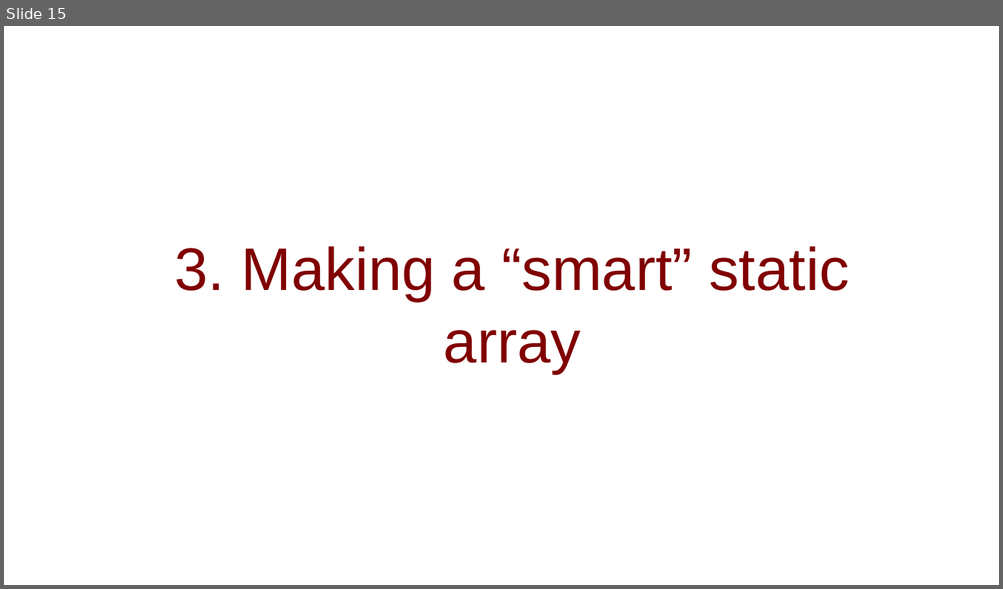
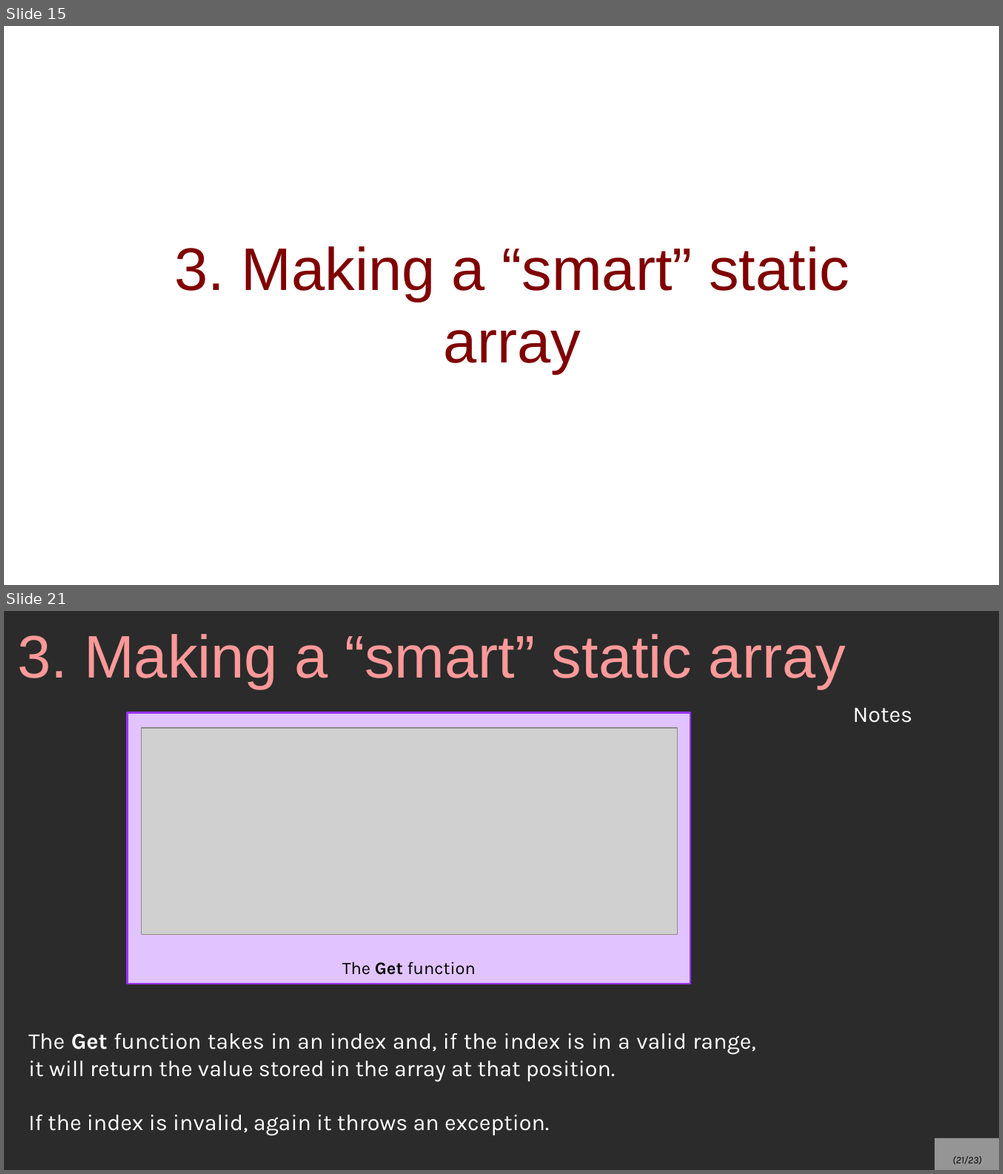
Before and after one commit to mariamhabib/CS250-Data-Structures, a slide deck: Lectures/3_Wrapping_A_Static_Array.odp. Shown one above the other, each under a label of ours: slide 15 before the commit, slides 15 and 21 after it; the slides between them are not shown. The pictures are 1003x589 and 1003x1174 pixels, drawn with LibreOffice and Linux fonts; fonts in the diff are those of the drawing; grey boxes stand for pictures; background and template pictures are left out; a plain dark background stands for a picture behind light text. Boxes give left, top, right and bottom in pixels: in the first picture for what was removed or moved away, otherwise in the second. Text is boxed around its words. In the diff, an @@ line names an element or a change of style, - is before the commit and + after.

Commit message:
Static array lecture

```diff
--- a/Lectures/3_Wrapping_A_Static_Array.odp
+++ b/Lectures/3_Wrapping_A_Static_Array.odp
@@ slide 21 added at (x1=4, y1=611, x2=999, y2=1170), background picture (left out) @@
@@ title added at (x1=17, y1=634, x2=845, y2=689), 48 pt, text #FF9999 @@
+3. Making a “smart” static array
@@ rectangle added at (x1=128, y1=713, x2=691, y2=985), fill #E1C4FF, outline #9933FF 1.45 pt, 14 pt, text #000000 @@
+The Get function
@@ text added at (x1=853, y1=708, x2=913, y2=723), 18 pt, text #FFFFFF @@
+Notes
@@ picture added at (x1=141, y1=729, x2=677, y2=935) @@
@@ text added at (x1=28, y1=1034, x2=755, y2=1136), 18 pt, text #FFFFFF @@
+The Get function takes in an index and, if the index is in a valid range, it will return the value stored in the array at that position.
+If the index is invalid, again it throws an exception.
@@ page number added at (x1=934, y1=1139, x2=999, y2=1170), fill #FFFFFF at 50% opacity, 8 pt, text #000000, italic @@
+(21/23)
```
Also in this commit, not shown: 7 other slides added, 2 slides removed, 32 other files.
